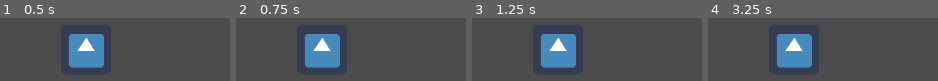
Above: before the commit, frames 1-4 (left to right).
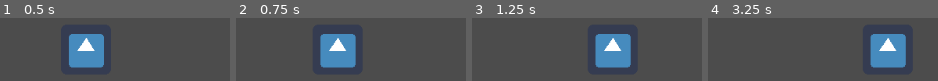
Above: after the commit, the same moments.

Repository: hamdle/Godot_Platform_Game
Game: Godot game, scene res://World.tscn
The game is run twice, just before and just after one commit, with the same random seed, the same clock (stepped at 60 frames per second) and the same inputs. Before the commit the project has no main scene; this scene is started directly in both runs. The engine's default icon, where the game draws it, is replaced by a stand-in: a white triangle on a blue panel in a dark square.
Inputs:
- Up to frame 1 (0.5 s): no input
- Up to frame 2 (0.75 s): tap Enter at 0.5 s; hold Right (ui_right) from 0.53 s (still down)
- Up to frame 3 (1.25 s): keep holding Right (ui_right)
- Up to frame 4 (3.25 s): release Right (ui_right) at 1.28 s; hold Left (ui_left) 1.28-2.03 s; hold Right (ui_right) from 2.03 s (still down)

Frame 1 is identical in both runs. In frame 2, 8.7% of the frame differs, in the area x 30-53%, y 25-80%; in frame 3, 16%, in the area x 30-70%, y 25-80%; in frame 4, 16%.

Commit message:
Add move script to player

Diff:
--- /dev/null
+++ b/KinematicBody2D.gd
@@ -0,0 +1,14 @@
+extends KinematicBody2D
+
+var motion = Vector2()
+
+func _physics_process(delta):
+
+	if Input.is_action_just_pressed("ui_right"):
+		motion.x = 100
+	if Input.is_action_just_pressed("ui_left"):
+		motion.x = -100
+
+	move_and_slide(motion)
+
+	pass
--- a/World.tscn
+++ b/World.tscn
@@ -1,6 +1,7 @@
-[gd_scene load_steps=2 format=2]
+[gd_scene load_steps=3 format=2]
 
-[ext_resource path="res://icon.png" type="Texture" id=1]
+[ext_resource path="res://KinematicBody2D.gd" type="Script" id=1]
+[ext_resource path="res://icon.png" type="Texture" id=2]
 
 [node name="World" type="Node" index="0"]
 
@@ -11,10 +12,11 @@
 collision_layer = 1
 collision_mask = 1
 collision/safe_margin = 0.08
+script = ExtResource( 1 )
 __meta__ = {
 "_edit_group_": true
 }
 
 [node name="Sprite" type="Sprite" parent="KinematicBody2D" index="0"]
 
-texture = ExtResource( 1 )
+texture = ExtResource( 2 )
--- a/project.godot
+++ b/project.godot
@@ -11,6 +11,7 @@
 [application]
 
 config/name="Platform Game"
+run/main_scene="res://World.tscn"
 config/icon="res://icon.png"
 
 [rendering]
